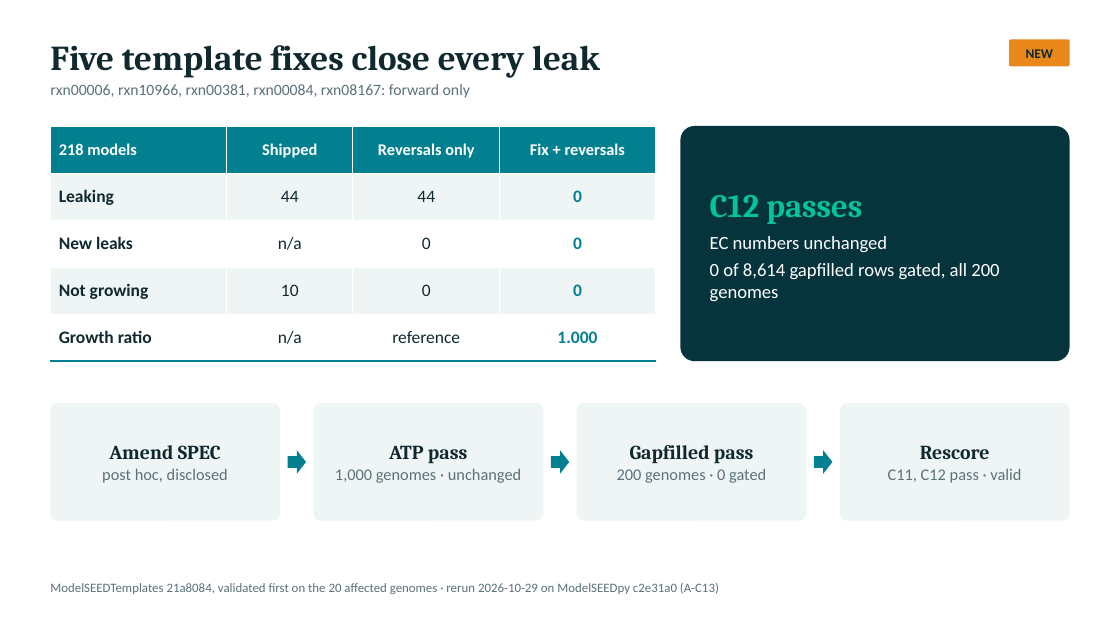
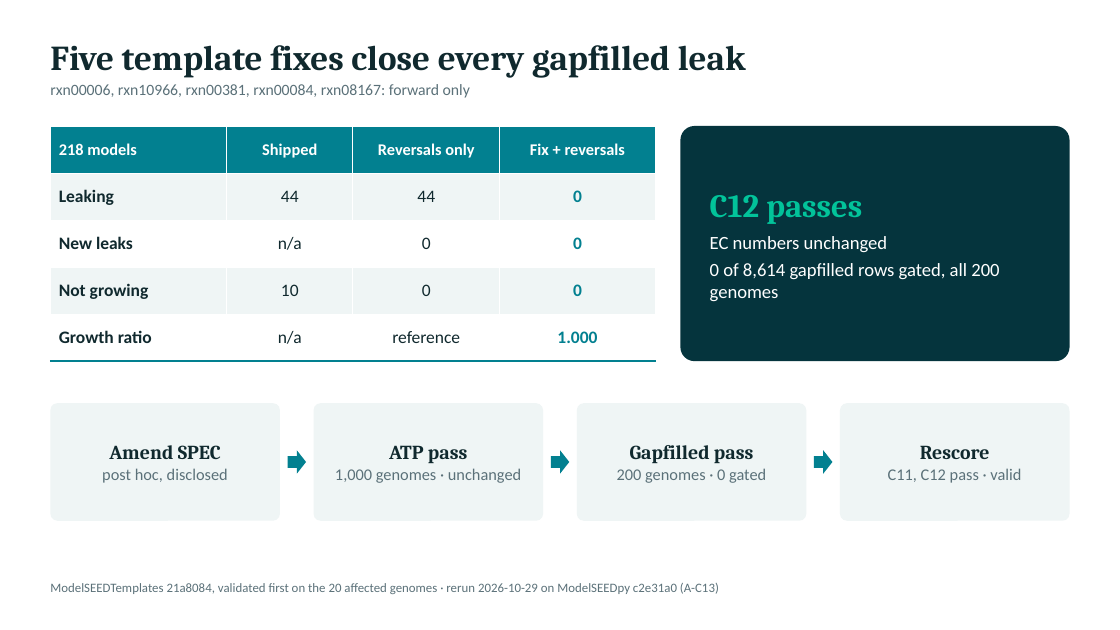
Before and after one commit to freiburgermsu/prFBA, a slide deck: slide 27 of presentations/prFBA_updates_2026-10.pptx (slide 22 before the commit). Drawn at 1120x630 pixels with LibreOffice and Linux fonts; fonts in the diff are those of the drawing. Boxes give left, top, right and bottom in pixels: in the first picture for what was removed or moved away, otherwise in the second. Text is boxed around its words. In the diff, an @@ line names an element or a change of style, - is before the commit and + after.

```diff
--- a/presentations/prFBA_updates_2026-10.pptx
+++ b/presentations/prFBA_updates_2026-10.pptx
@@ text at (50,45,746,78): text changed @@
-Five template fixes close every leak
+Five template fixes close every gapfilled leak
@@ rounded rectangle removed at (1009,39,1070,66) @@
-NEW
```
Also in this commit, not shown: 11 other slides changed, 7 slides added, 7 other files.
